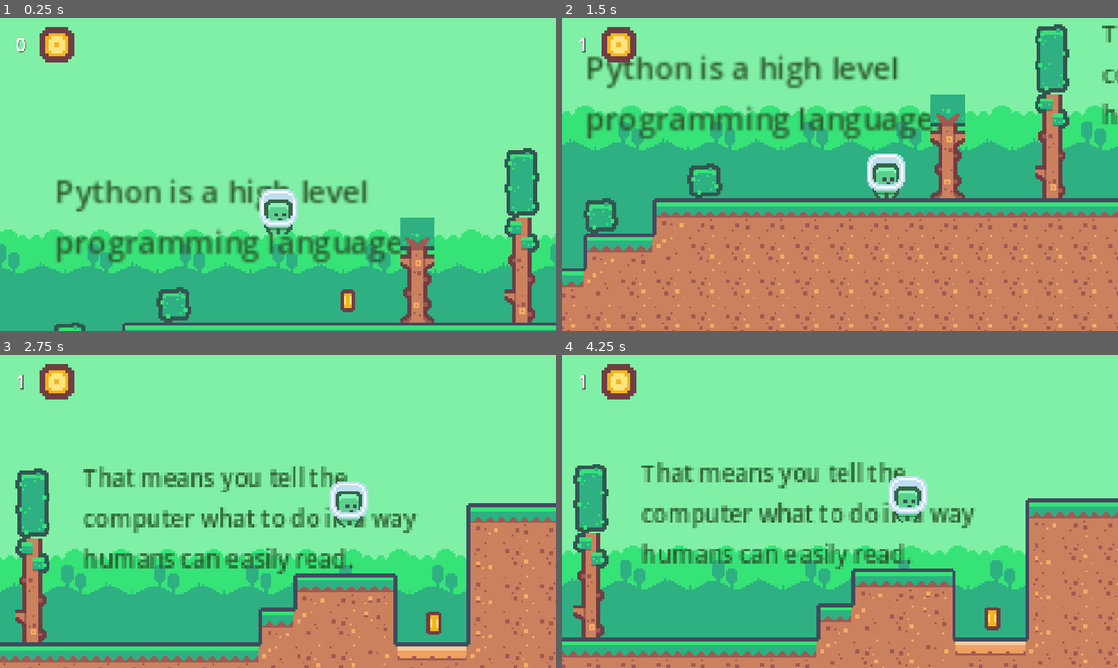
Above: before the commit, frames 1-4 (two rows, left to right).
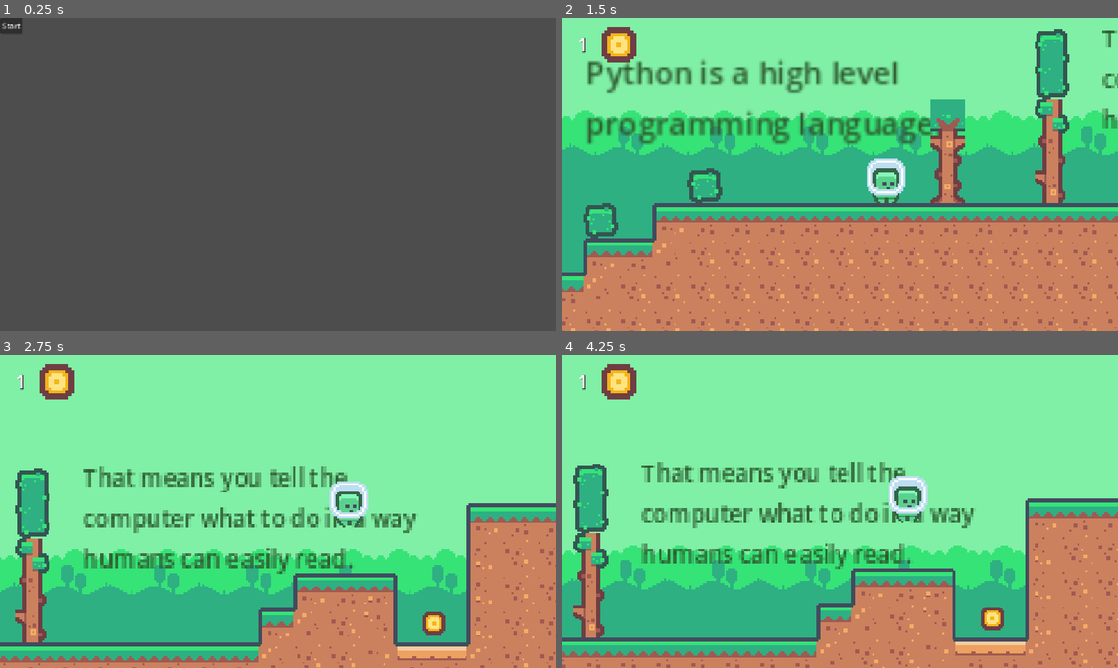
Above: after the commit, the same moments.

Repository: MAL-11DGT-2025/92005-sprint-1-Dekoder-py-school
Game: Godot game, scene res://scenes/start_menu.tscn
The game is run twice, just before and just after one commit, with the same random seed, the same clock (stepped at 60 frames per second) and the same inputs. Before the commit the project starts from res://scenes/levels/level_one.tscn. Sound files missing from this copy of the repository are replaced by a short silence.
Inputs (mouse positions are in pixels of both pictures, inside the frame that each line leads up to):
- Up to frame 1 (0.25 s): no input
- Up to frame 2 (1.5 s): click (573, 24) at 0.5 s, where only the run after the commit has a clickable "Start"; hold D (right) from 1.28 s (still down)
- Up to frame 3 (2.75 s): keep holding D (right); tap W (jump) at 1.52, 2.27 s
- Up to frame 4 (4.25 s): release D (right) at 2.78 s; hold A (left) 2.78-3.53 s; hold D (right) from 3.53 s (still down); tap W (jump) at 3.77 s

The runs differ from the first frame. In frame 1, 99% of the frame differs, in the area x 0-100%, y 0-100%; in frame 2, 22%; in frame 3, 0.2%; in frame 4, 0.2%.

Commit message:
create a start menu

Diff:
--- a/project.godot
+++ b/project.godot
@@ -11,7 +11,7 @@
 [application]
 
 config/name="PlatformerGameAssessment"
-run/main_scene="uid://b77kj2iicntg1"
+run/main_scene="uid://c2vi73t1t3vxr"
 config/features=PackedStringArray("4.4", "Forward Plus")
 
 [display]
--- /dev/null
+++ b/scenes/start_menu.tscn
@@ -0,0 +1,17 @@
+[gd_scene load_steps=2 format=3 uid="uid://c2vi73t1t3vxr"]
+
+[ext_resource type="Script" uid="uid://drvs6yq7mquqt" path="res://scripts/start_button.gd" id="1_ouf4f"]
+
+[node name="StartMenu" type="Node2D"]
+
+[node name="VBoxContainer" type="VBoxContainer" parent="."]
+offset_right = 40.0
+offset_bottom = 40.0
+
+[node name="StartButton" type="Button" parent="VBoxContainer"]
+texture_filter = 2
+layout_mode = 2
+text = "Start"
+script = ExtResource("1_ouf4f")
+
+[connection signal="pressed" from="VBoxContainer/StartButton" to="VBoxContainer/StartButton" method="_on_pressed"]
--- /dev/null
+++ b/scripts/start_button.gd
@@ -0,0 +1,5 @@
+extends Button
+
+
+func _on_pressed() -> void:
+	get_tree().change_scene_to_file("res://scenes/levels/level_one.tscn")
Not shown, added: scripts/start_button.gd.uid
